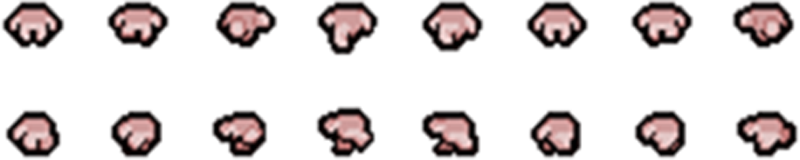
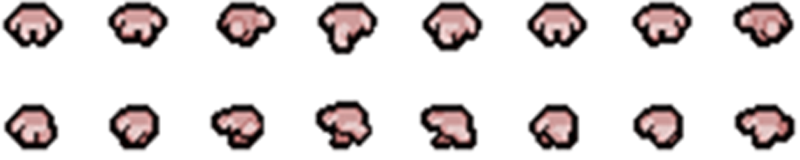
Layers edited between the first and the second w=800, h=160 image:
painted on "레이어 1" over [2, 98, 800, 160]
